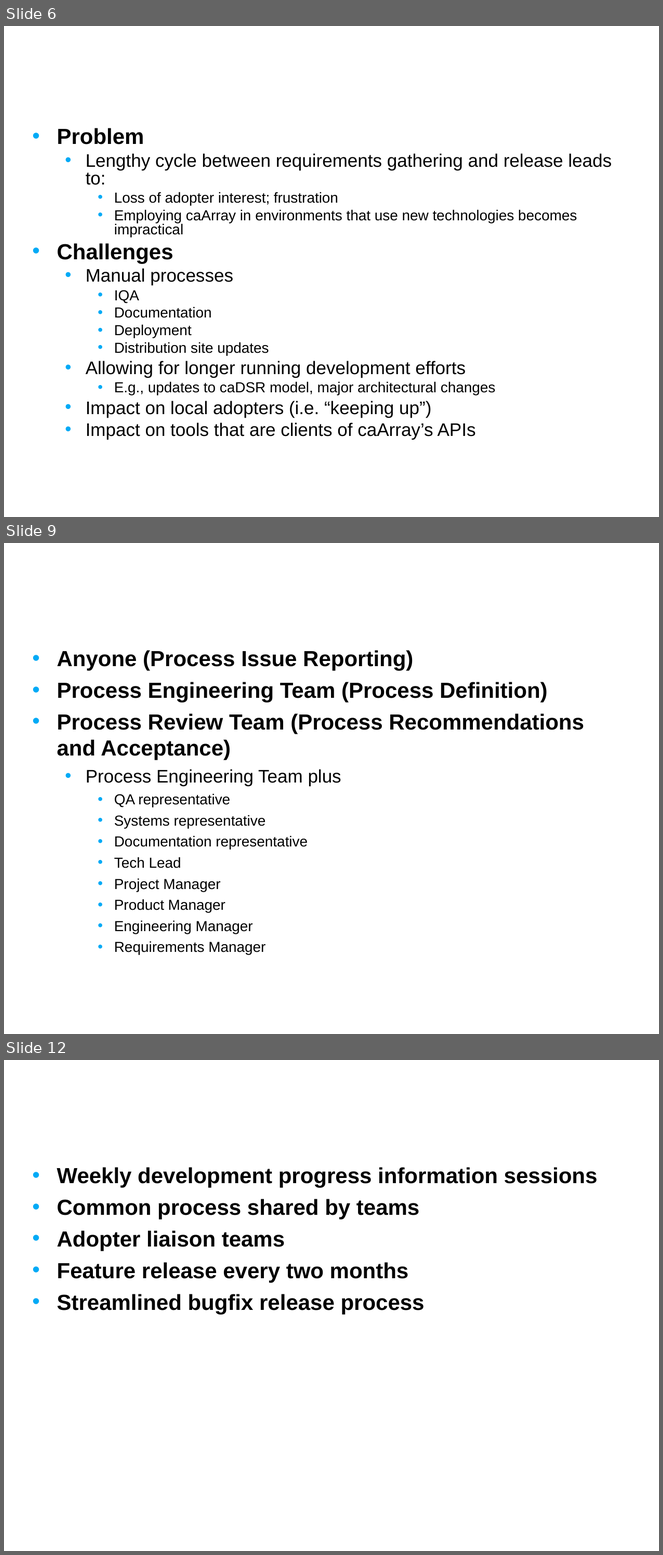
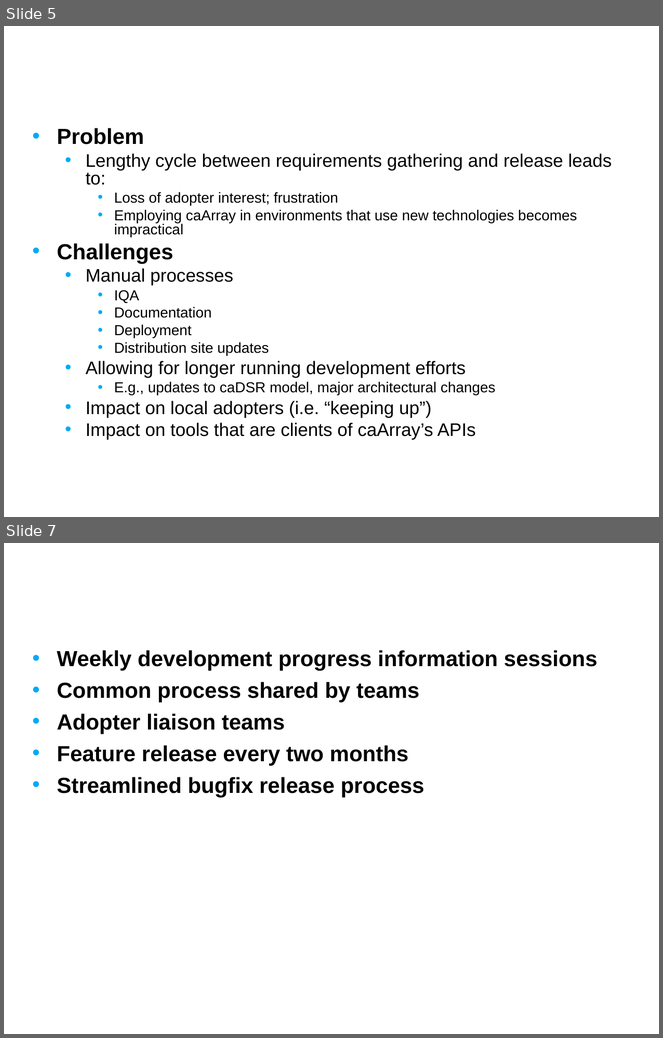
Before and after one commit to NCIP/caarray-docs, a slide deck: environment/references/process_improvement_proposal.ppt. Shown one above the other, each under a label of ours: slides 6, 9 and 12 before the commit, slides 5 and 7 after it; the slides between them are not shown. The pictures are 663x1555 and 663x1038 pixels, drawn with LibreOffice and Linux fonts; fonts in the diff are those of the drawing; background and template pictures are left out. Boxes give left, top, right and bottom in pixels: in the first picture for what was removed or moved away, otherwise in the second. Text is boxed around its words. In the diff, an @@ line names an element or a change of style, - is before the commit and + after.

Commit message:
Split out and revised process governance approach

```diff
--- a/environment/references/process_improvement_proposal.ppt
+++ b/environment/references/process_improvement_proposal.ppt
@@ slide 9 removed at (4, 543, 659, 1034), background picture (left out) @@
@@ title removed at (26, 543, 517, 619) @@
-Process Roles
@@ text removed at (57, 650, 584, 955) @@
-• Anyone (Process Issue Reporting)
-• Process Engineering Team (Process Definition)
-• Process Review Team (Process Recommendations and Acceptance)
-  • Process Engineering Team plus
-    • QA representative
-    • Systems representative
-    • Documentation representative
-    • Tech Lead
-    • Project Manager
-    • Product Manager
-    • Engineering Manager
-    • Requirements Manager
@@ what was slide 6 is now slide 5 @@
@@ what was slide 12 is now slide 7 @@
```
Also in this commit, not shown: 2 slides changed, 4 other slides removed, 1 other file.
